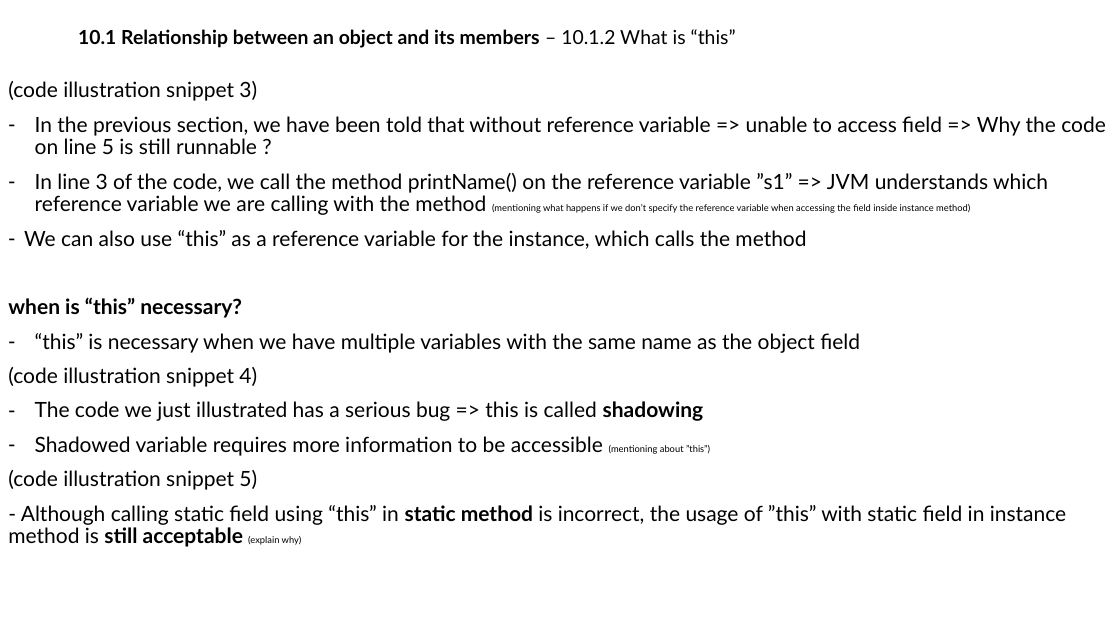
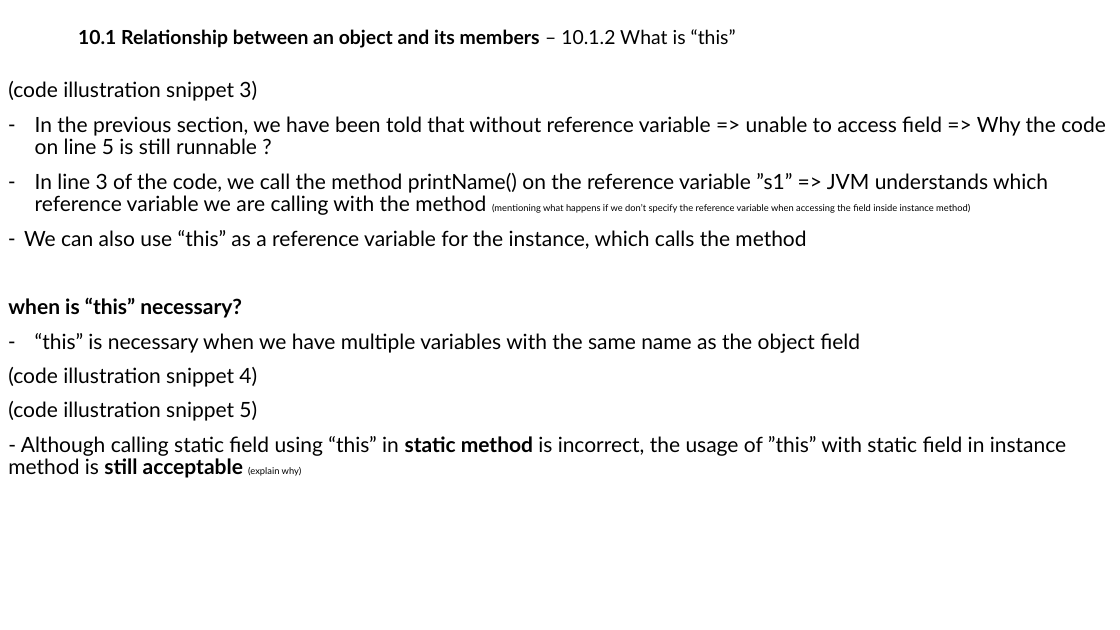
Before and after one commit to MaiDinhVinh/CS-Java, a slide deck: slide 3 of Java SE 8 Teaching Material/Chapter 10 - Classes and Constructors.pptx. Drawn at 1120x630 pixels with LibreOffice and Linux fonts; fonts in the diff are those of the drawing. Boxes give left, top, right and bottom in pixels: in the first picture for what was removed or moved away, otherwise in the second. Text is boxed around its words. In the diff, an @@ line names an element or a change of style, - is before the commit and + after.

```diff
--- a/Java SE 8 Teaching Material/Chapter 10 - Classes and Constructors.pptx
+++ b/Java SE 8 Teaching Material/Chapter 10 - Classes and Constructors.pptx
@@ text at (x1=35, y1=401, x2=710, y2=456): paragraphs removed @@
-– The code we just illustrated has a serious bug => this is called shadowing
-– Shadowed variable requires more information to be accessible (mentioning about ”this”)
```
Also in this commit, not shown: 3 other slides changed.
